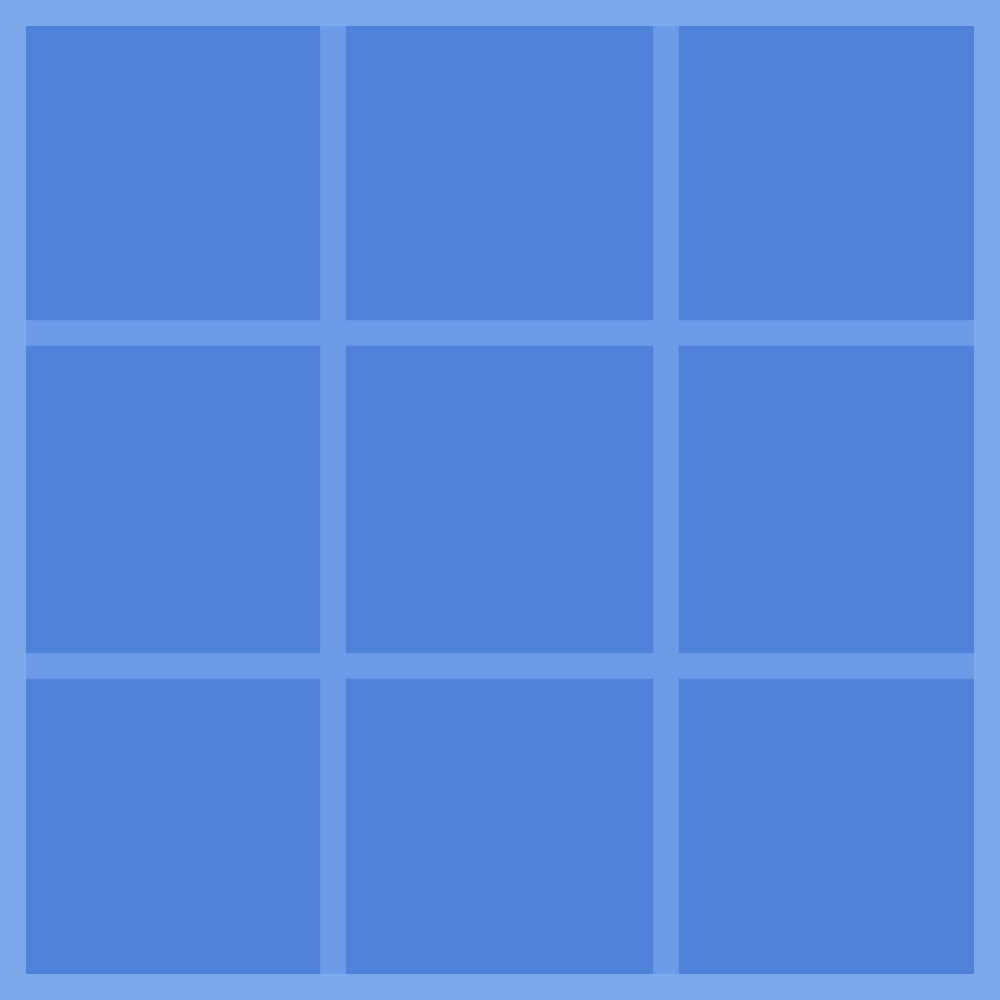
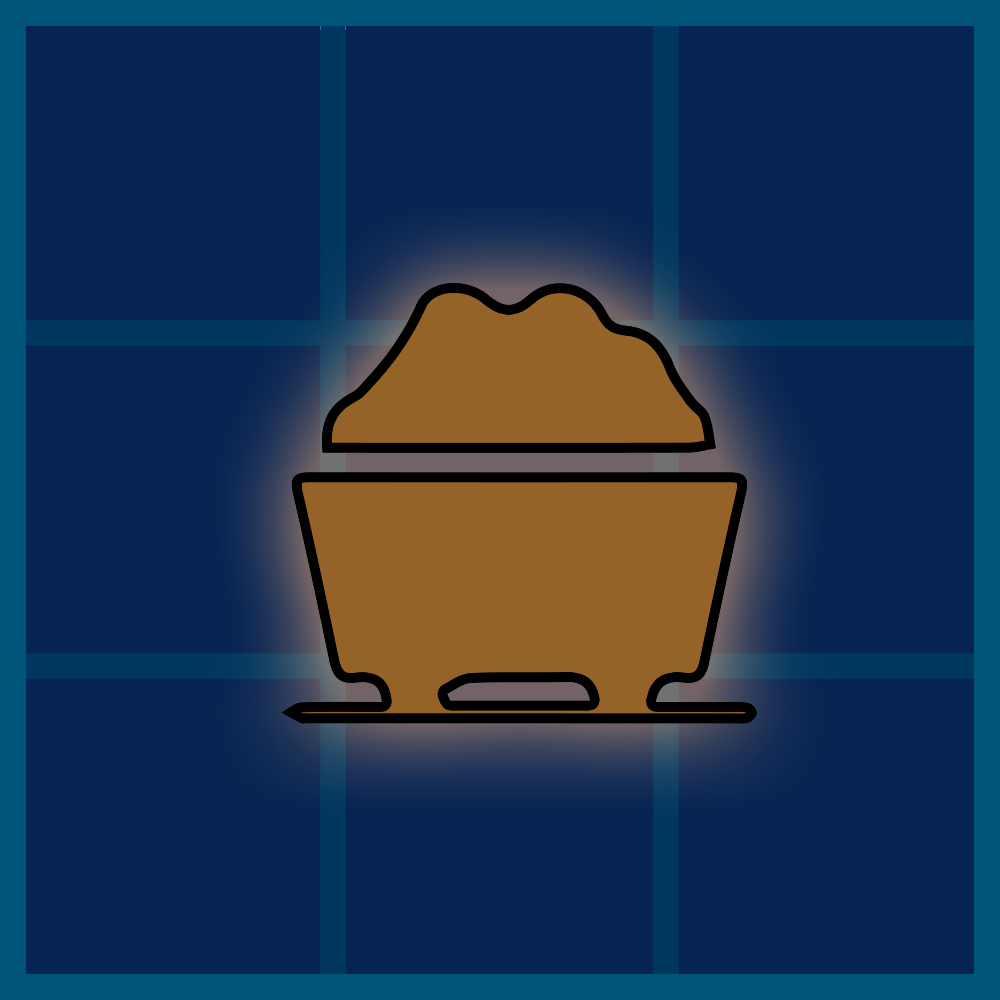
Comparing the layer stacks of the two w=1000, h=1000 images. Changes:
removed layer "Atom Kopie" over bbox(0, 0, 1000, 1000)
showed group "Coal" (1 layers) over bbox(282, 283, 757, 724)
painted on "symbol" over bbox(282, 283, 757, 724)
painted on "Ebene 5 Kopie" over bbox(0, 0, 1000, 1000)
painted on "Ebene 2" over bbox(0, 0, 999, 999)
painted on "Ebene 1" over bbox(0, 0, 1000, 1000)
